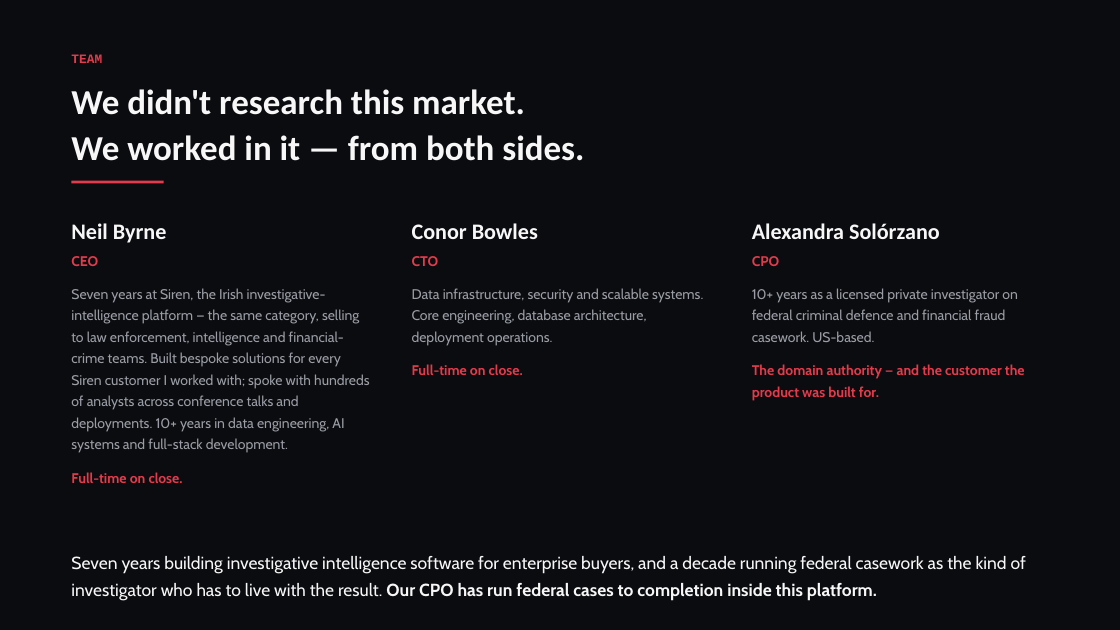
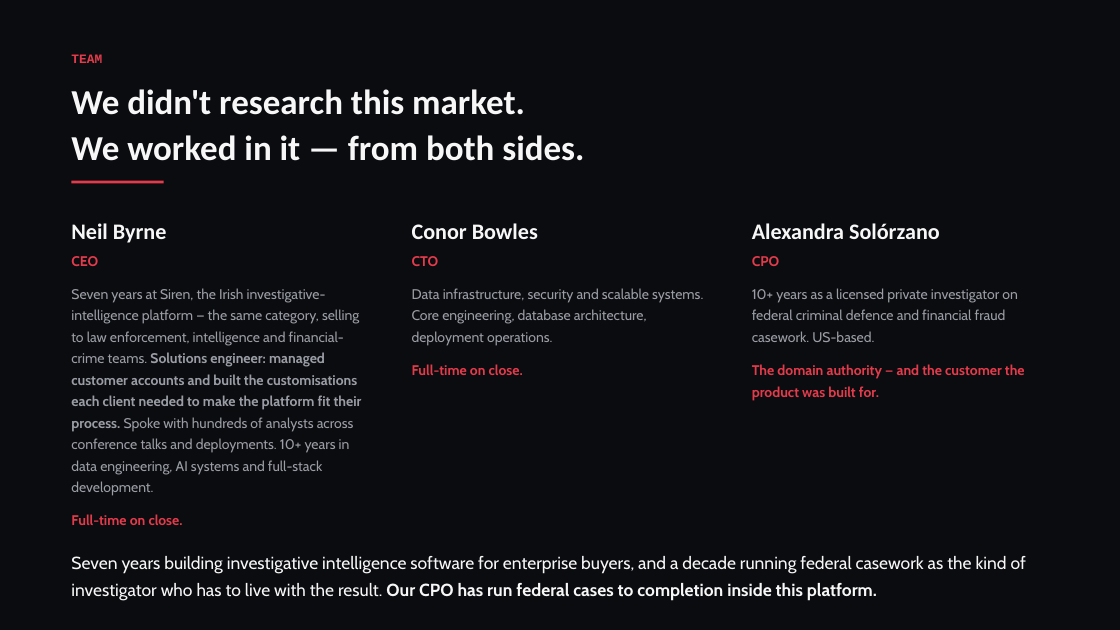
Before and after one commit to conorbowles51/owl-n4j, a slide deck: slide 8 of Loupe-NDRC-deck.pptx. Drawn at 1120x630 pixels with LibreOffice and Linux fonts; fonts in the diff are those of the drawing. Boxes give left, top, right and bottom in pixels: in the first picture for what was removed or moved away, otherwise in the second. Text is boxed around its words. In the diff, an @@ line names an element or a change of style, - is before the commit and + after.

```diff
--- a/Loupe-NDRC-deck.pptx
+++ b/Loupe-NDRC-deck.pptx
@@ text at [71, 288, 362, 496]: text changed @@
-Seven years at Siren, the Irish investigative-intelligence platform — the same category, selling to law enforcement, intelligence and financial-crime teams. Built bespoke solutions for every Siren customer I worked with; spoke with hundreds of analysts across conference talks and deployments. 10+ years in data engineering, AI systems and full-stack development.
+Seven years at Siren, the Irish investigative-intelligence platform — the same category, selling to law enforcement, intelligence and financial-crime teams. Solutions engineer: managed customer accounts and built the customisations each client needed to make the platform fit their process. Spoke with hundreds of analysts across conference talks and deployments. 10+ years in data engineering, AI systems and full-stack development.
```
Also in this commit, not shown: 3 other files.
